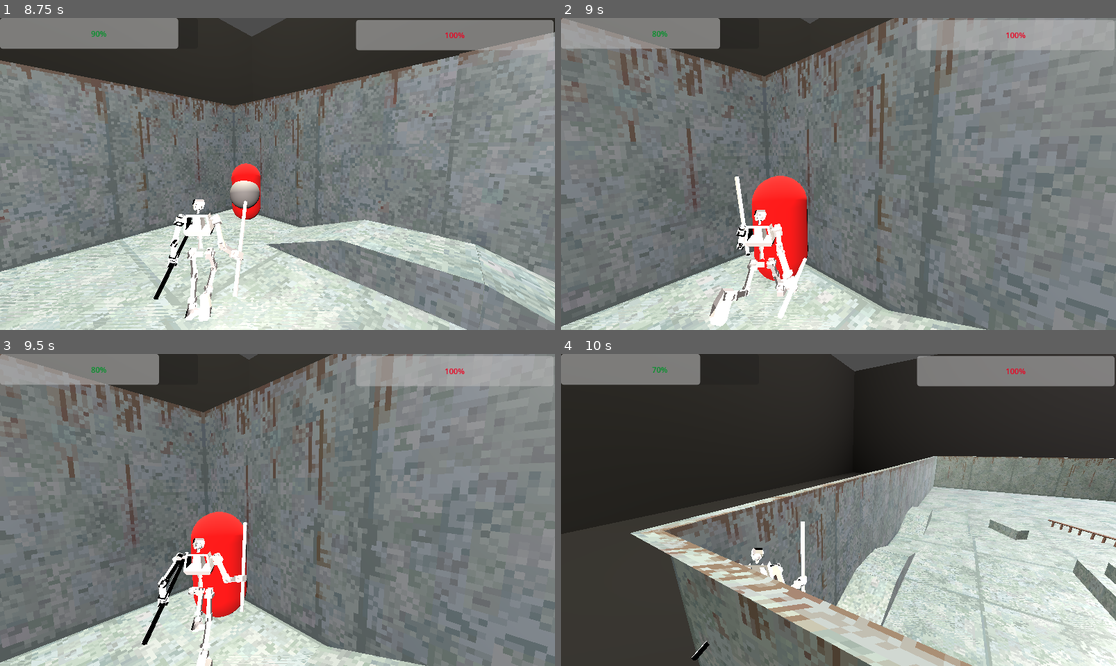
Above: before the commit, frames 1-4 (two rows, left to right).
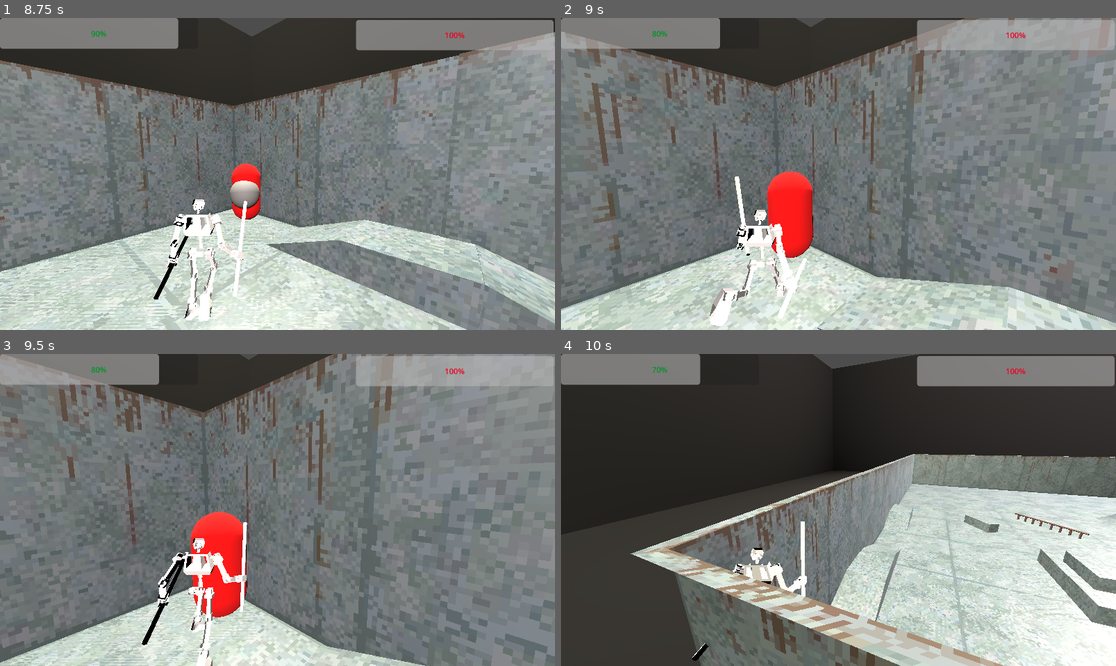
Above: after the commit, the same moments.

Repository: SKeppinger/brickbot-beatdown
Game: Godot game, scene res://GUI/main_menu.tscn
Two runs of this game, one before a commit and one after it. Both use one fixed random seed, a clock stepped at 60 frames per second and the inputs below.
Inputs (mouse positions are in pixels of both pictures, inside the frame that each line leads up to):
- Up to frame 1 (8.75 s): click "Enter the Arena!" at 0.5 s; move the mouse to (305, 174) at 1.27 s; hold W (move_forward) 1.28-6.53 s; tap X (change_shoulder) at 1.35, 6.6 s; tap Space (jump) at 1.52, 2.27, 3.77, 4.52, 5.27, 6.77, 7.52, 8.27 s; move the mouse to (249, 174) at 2.02 s; click (249, 174) at 2.1 s; move the mouse to (288, 167) at 2.77 s; hold Right mouse button (right_ability) 2.78-3.53 s; move the mouse to (271, 180) at 3.52 s; tap Shift (special_ability, bound only after the commit) at 3.6 s; move the mouse to (316, 177) at 4.27 s; hold Q (special_ability, bound only before the commit) 4.28-5.03 s; move the mouse to (233, 170) at 5.02 s; tap Ctrl (sprint, bound only after the commit) at 5.1 s; move the mouse to (283, 174) at 5.77 s; tap C (target_lock) at 5.85 s; move the mouse to (255, 167) at 6.52 s; hold D (move_right) 6.53-7.28 s; move the mouse to (305, 174) at 7.27 s; press the mouse at (305, 174) at 7.28 s; hold W (move_forward) from 7.28 s (still down); move the mouse to (249, 174) at 8.02 s; release the mouse at (249, 174) at 8.03 s; right-click (249, 174) at 8.1 s
- Up to frame 2 (9 s): keep holding W (move_forward); move the mouse to (849, 167) at 8.77 s; hold Shift (special_ability, bound only after the commit) from 8.78 s (still down)
- Up to frame 3 (9.5 s): keep holding W (move_forward); keep holding Shift (special_ability, bound only after the commit)
- Up to frame 4 (10 s): move the mouse to (832, 516) at 9.52 s; release W (move_forward) at 9.53 s; release Shift (special_ability, bound only after the commit) at 9.53 s; hold A (move_left) from 9.53 s (still down); tap Q (special_ability, bound only before the commit) at 9.6 s; tap Space (jump) at 9.77 s

Frame 1 is identical in both runs. In frame 2, 27% of the frame differs, in the area x 0-100%, y 0-100%; in frame 3, 0.8%; in frame 4, 21%.

Commit message:
okay im done fr this time i played in the arena again

Diff:
--- a/demo/demo_arena.tscn
+++ b/demo/demo_arena.tscn
@@ -441,27 +441,27 @@
 collision_mask = 3
 
 [node name="CollisionShape3D" type="CollisionShape3D" parent="Level/Walls" unique_id=16627356]
-transform = Transform3D(1, 0, 0, 0, 1, 0, 0, 0, 1, -12.311501, 0, 0)
+transform = Transform3D(1, 0, 0, 0, 1, 0, 0, 0, 1, -12.311501, 0, 3.429205)
 shape = SubResource("WorldBoundaryShape3D_j4cfe")
 
 [node name="CollisionShape3D2" type="CollisionShape3D" parent="Level/Walls" unique_id=302201121]
-transform = Transform3D(1, 0, 0, 0, 1, 0, 0, 0, 1, 11.852291, 0, 0)
+transform = Transform3D(1, 0, 0, 0, 1, 0, 0, 0, 1, 11.852291, 0, 3.0045285)
 shape = SubResource("WorldBoundaryShape3D_cqhpu")
 
 [node name="CollisionShape3D3" type="CollisionShape3D" parent="Level/Walls" unique_id=1455982411]
-transform = Transform3D(1, 0, 0, 0, 1, 0, 0, 0, 1, 0, 0, 12.18906)
+transform = Transform3D(1, 0, 0, 0, 1, 0, 0, 0, 1, 0, 0, 19.016792)
 shape = SubResource("WorldBoundaryShape3D_xl7b5")
 
 [node name="CollisionShape3D4" type="CollisionShape3D" parent="Level/Walls" unique_id=1341750039]
 transform = Transform3D(1, 0, 0, 0, 1, 0, 0, 0, 1, 0, 0, -11.108765)
 shape = SubResource("WorldBoundaryShape3D_p5ojx")
 
-[node name="concrete_walls2" type="MeshInstance3D" parent="Level" unique_id=1905708482]
+[node name="concrete_walls2" type="MeshInstance3D" parent="Level/Walls" unique_id=1905708482]
 transform = Transform3D(1, 0, 0, 0, 1, 0, 0, 0, 1, -5.005857, 1.0213455, -1.6287003)
 mesh = SubResource("ArrayMesh_8k1se")
 skeleton = NodePath("")
 
-[node name="concrete_walls3" type="MeshInstance3D" parent="Level" unique_id=1293997911]
+[node name="concrete_walls3" type="MeshInstance3D" parent="Level/Walls" unique_id=1293997911]
 transform = Transform3D(-0.99999994, 0, -8.742277e-08, 0, 1, 0, 8.742277e-08, 0, -0.99999994, 4.426763, 1.0213455, 9.357125)
 mesh = SubResource("ArrayMesh_8k1se")
 skeleton = NodePath("")
--- a/project.godot
+++ b/project.godot
@@ -68,12 +68,12 @@
 }
 sprint={
 "deadzone": 0.2,
-"events": [Object(InputEventKey,"resource_local_to_scene":fa …(146 unchanged characters)… se,"keycode":0,"physical_keycode":4194325,"key_label":0,"unicode":0,"location":0,"echo":false,"script":null)
+"events": [Object(InputEventKey,"resource_local_to_scene":fa …(146 unchanged characters)… se,"keycode":0,"physical_keycode":4194326,"key_label":0,"unicode":0,"location":0,"echo":false,"script":null)
 ]
 }
 special_ability={
 "deadzone": 0.2,
-"events": [Object(InputEventKey,"resource_local_to_scene":fa …(140 unchanged characters)… d":false,"keycode":0,"physical_keycode":81,"key_label":0,"unicode":113,"location":0,"echo":false,"script":null)
+"events": [Object(InputEventKey,"resource_local_to_scene":fa …(140 unchanged characters)… d":false,"keycode":0,"physical_keycode":4194325,"key_label":0,"unicode":0,"location":0,"echo":false,"script":null)
 ]
 }
 jump={
